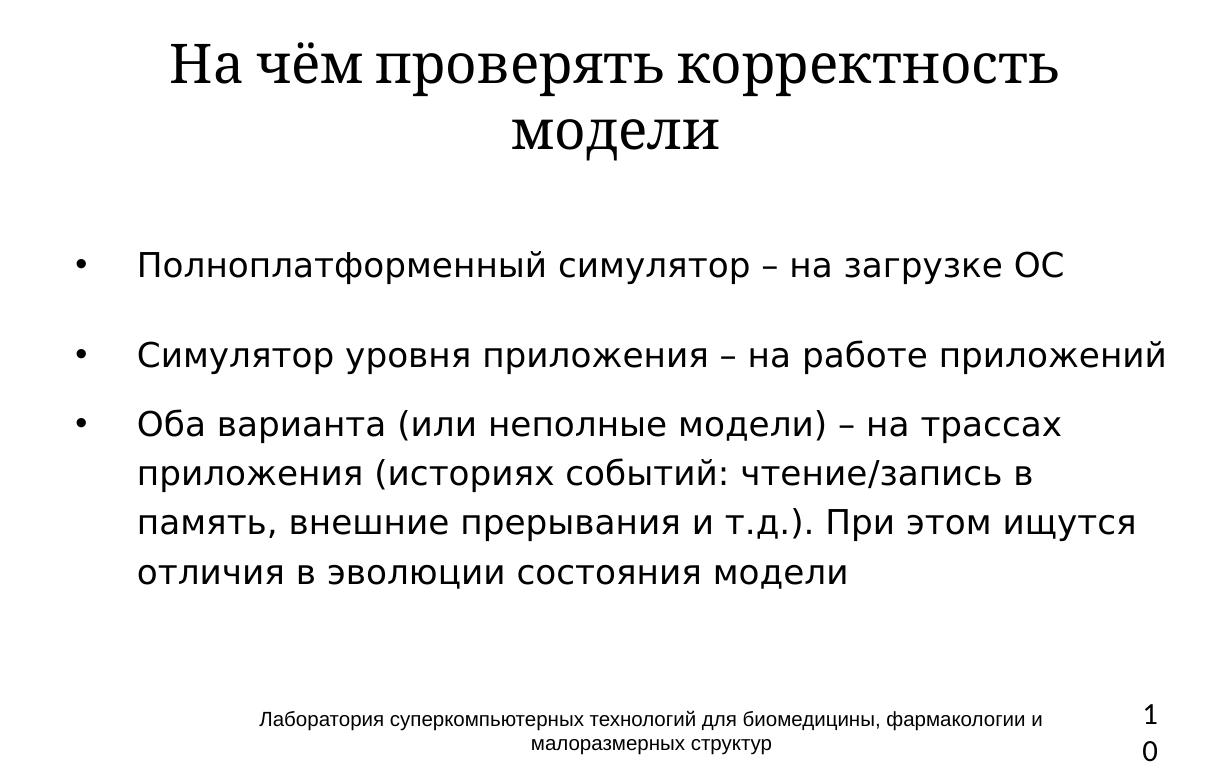
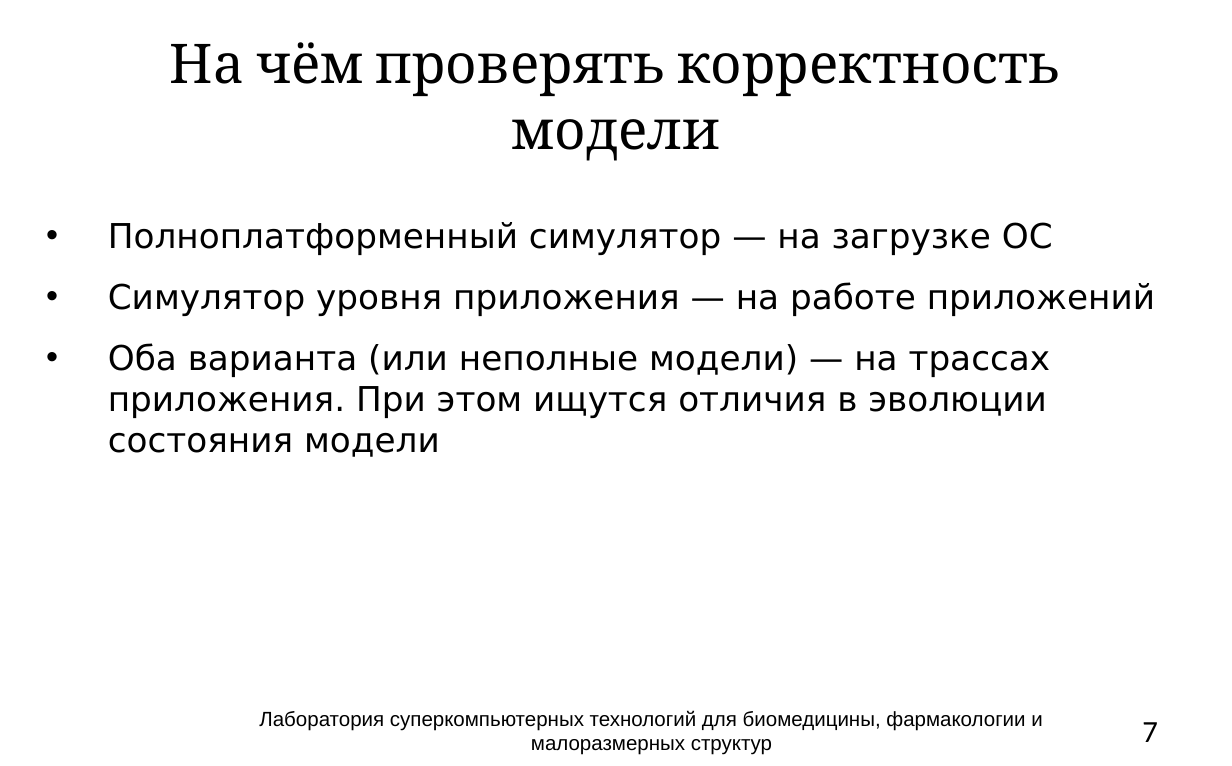
Before and after one commit to atakua/simlectures-archive, a slide deck: slide 7 of lecture02-what-to-simulate/lecture02-common-questions.pptx (slide 10 before the commit). Drawn at 1232x766 pixels with LibreOffice and Linux fonts; fonts in the diff are those of the drawing; background and template pictures are left out. Boxes give left, top, right and bottom in pixels: in the first picture for what was removed or moved away, otherwise in the second. Text is boxed around its words. In the diff, an @@ line names an element or a change of style, - is before the commit and + after.

```diff
--- a/lecture02-what-to-simulate/lecture02-common-questions.pptx
+++ b/lecture02-what-to-simulate/lecture02-common-questions.pptx
@@ text "Полноплатформенный симулятор — на загрузке ..." resized from (x1=63, y1=208, x2=1190, y2=626) to (x1=34, y1=208, x2=1190, y2=626) @@
@@ text at (x1=108, y1=222, x2=1155, y2=457): text changed @@
-• Полноплатформенный симулятор – на загрузке ОС
-• Симулятор уровня приложения – на работе приложений
-• Оба варианта (или неполные модели) – на трассах приложения (историях событий: чтение/запись в память, внешние прерывания и т.д.). При этом ищутся отличия в эволюции состояния модели
+• Полноплатформенный симулятор — на загрузке ОС
+• Симулятор уровня приложения — на работе приложений
+• Оба варианта (или неполные модели) — на трассах приложения. При этом ищутся отличия в эволюции состояния модели
@@ page number at (x1=1142, y1=722, x2=1158, y2=742): text changed @@
-10
+7
```
Also in this commit, not shown: 15 other slides changed, 1 slide added, 4 slides removed, 1 other file.
